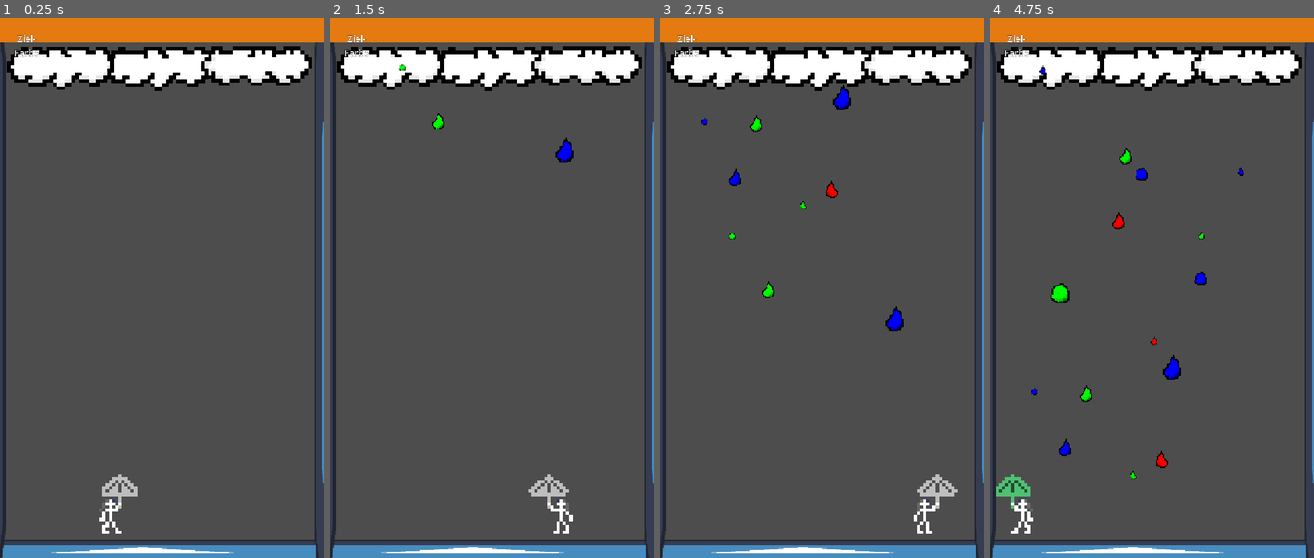
Above: before the commit, frames 1-4 (left to right).
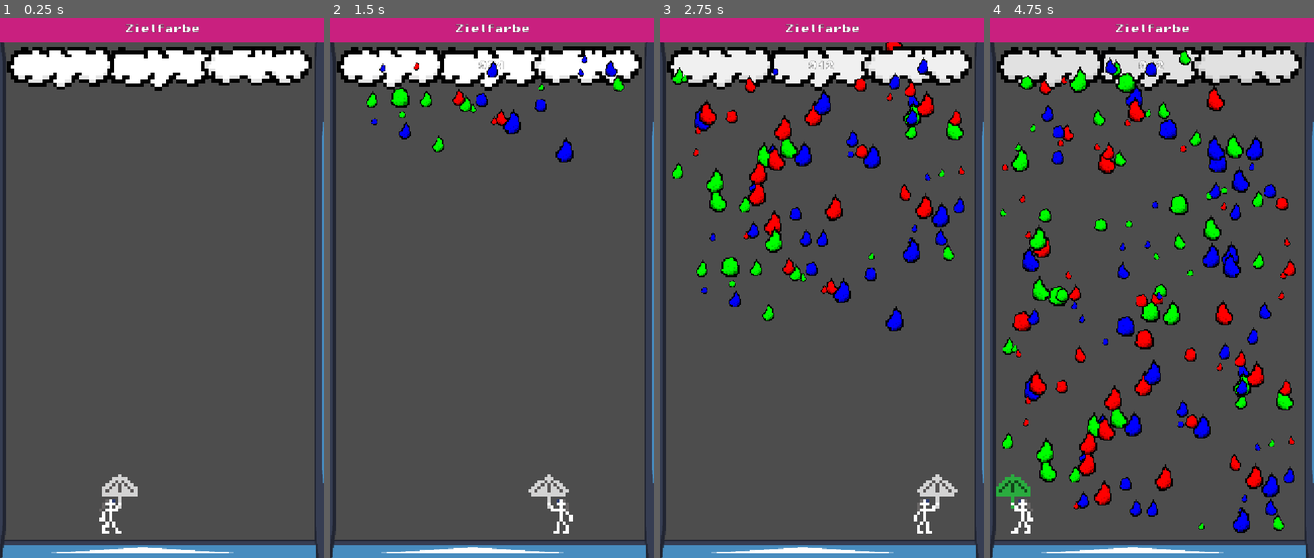
Above: after the commit, the same moments.

Repository: Gellardo/gamejam-farbe-bekennen
Game: Godot game, scene res://game.tscn
The game is run twice, just before and just after one commit, with the same random seed, the same clock (stepped at 60 frames per second) and the same inputs. The engine's default icon, where the game draws it, is replaced by a stand-in: a white triangle on a blue panel in a dark square.
Inputs:
- Up to frame 1 (0.25 s): no input
- Up to frame 2 (1.5 s): tap Enter at 0.5 s; hold Right (right) 0.53-1.28 s; hold Left (left) from 1.28 s (still down)
- Up to frame 3 (2.75 s): release Left (left) at 2.03 s; hold Right (right) from 2.03 s (still down)
- Up to frame 4 (4.75 s): release Right (right) at 3.53 s; hold Left (left) from 3.53 s (still down)

The runs differ from the first frame. In frame 1, 4.5% of the frame differs, in the area x 0-100%, y 0-8%; in frame 2, 6.1%; in frame 3, 12%; in frame 4, 22%, in the area x 0-100%, y 0-96%.

Commit message:
Add Theme for fonts, visual Progression in cloud, central color handling

Diff:
--- a/cloud.tscn
+++ b/cloud.tscn
@@ -4,9 +4,6 @@
 [ext_resource type="PackedScene" uid="uid://vmorvl1iwn58" path="res://tropfen.tscn" id="2_qaedo"]
 [ext_resource type="Texture2D" uid="uid://bgelq3xtc08my" path="res://assets/Cloud.png" id="3_qaedo"]
 [ext_resource type="Texture2D" uid="uid://dr316j30evyyg" path="res://assets/Cloud2.png" id="4_fcyt7"]
-
-[sub_resource type="RectangleShape2D" id="RectangleShape2D_hcsci"]
-size = Vector2(670, 111)
 
 [sub_resource type="AtlasTexture" id="AtlasTexture_0us1v"]
 atlas = ExtResource("4_fcyt7")
@@ -16,38 +13,46 @@
 atlas = ExtResource("4_fcyt7")
 region = Rect2(32, 0, 32, 32)
 
+[sub_resource type="RectangleShape2D" id="RectangleShape2D_hcsci"]
+size = Vector2(670, 111)
+
 [node name="Cloud" type="Area2D" unique_id=281911265]
 script = ExtResource("1_b3oxr")
 projectile_scene = ExtResource("2_qaedo")
+
+[node name="Timer" type="Timer" parent="." unique_id=770411149]
+autostart = true
+
+[node name="projectiles" type="Node" parent="." unique_id=687949845]
+
+[node name="Visuals" type="Node2D" parent="." unique_id=1698789556]
+
+[node name="Sprite2D" type="Sprite2D" parent="Visuals" unique_id=1360490517]
+position = Vector2(354, 143)
+scale = Vector2(8, 8)
+texture = ExtResource("3_qaedo")
+
+[node name="Sprite2D2" type="Sprite2D" parent="Visuals" unique_id=477348064]
+position = Vector2(136.99997, 142)
+scale = Vector2(7.9375, 7.9375)
+texture = SubResource("AtlasTexture_0us1v")
+
+[node name="Sprite2D3" type="Sprite2D" parent="Visuals" unique_id=1304860439]
+position = Vector2(576.00006, 141)
+rotation = 3.1415925
+scale = Vector2(7.938, -7.938)
+texture = SubResource("AtlasTexture_uw4j0")
 
 [node name="CollisionShape2D" type="CollisionShape2D" parent="." unique_id=1955785203]
 position = Vector2(358, 68)
 shape = SubResource("RectangleShape2D_hcsci")
 
 [node name="Label" type="Label" parent="CollisionShape2D" unique_id=1261832844]
-offset_left = -248.0
-offset_top = -42.0
-offset_right = -208.0
-offset_bottom = -19.0
-
-[node name="Sprite2D" type="Sprite2D" parent="." unique_id=1360490517]
-position = Vector2(354, 143)
-scale = Vector2(8, 8)
-texture = ExtResource("3_qaedo")
-
-[node name="Sprite2D2" type="Sprite2D" parent="." unique_id=477348064]
-position = Vector2(136.99997, 142)
-scale = Vector2(7.9375, 7.9375)
-texture = SubResource("AtlasTexture_0us1v")
-
-[node name="Sprite2D3" type="Sprite2D" parent="." unique_id=1304860439]
-position = Vector2(576.00006, 141)
-scale = Vector2(-7.938, 7.938)
-texture = SubResource("AtlasTexture_uw4j0")
-
-[node name="Timer" type="Timer" parent="." unique_id=770411149]
-autostart = true
-
-[node name="projectiles" type="Node" parent="." unique_id=687949845]
+offset_left = -34.0
+offset_top = -13.0
+offset_right = 40.0
+offset_bottom = 10.0
+theme_override_constants/outline_size = 2
+horizontal_alignment = 1
 
 [connection signal="timeout" from="Timer" to="." method="_on_timer_timeout"]
--- a/game.tscn
+++ b/game.tscn
@@ -29,6 +29,7 @@
 
 [node name="Cloud" parent="." unique_id=281911265 instance=ExtResource("3_fc0e3")]
 position = Vector2(1, 34)
+water = null
 
 [node name="Background" type="Node" parent="." unique_id=1229567961]
 
@@ -80,12 +81,11 @@
 
 [node name="Label" type="Label" parent="HUD/TargetColor" unique_id=818453112]
 layout_mode = 0
-offset_left = 24.0
-offset_top = 32.0
-offset_right = 96.0
-offset_bottom = 69.0
-text = "Ziel-
-Farbe"
+offset_left = 278.0
+offset_top = 14.0
+offset_right = 446.0
+offset_bottom = 51.0
+text = "Zielfarbe"
 label_settings = SubResource("LabelSettings_6lhik")
 horizontal_alignment = 1
 
--- a/player.tscn
+++ b/player.tscn
@@ -82,7 +82,7 @@
 sprite_frames = SubResource("SpriteFrames_6lhik")
 animation = &"bob"
 autoplay = "bob"
-frame_progress = 0.81077486
+frame_progress = 0.851705
 
 [node name="SpriteFigure" type="AnimatedSprite2D" parent="Visuals" unique_id=1271758960]
 position = Vector2(3.0000076, -85)
--- a/project.godot
+++ b/project.godot
@@ -26,6 +26,10 @@
 window/size/viewport_height=1200
 window/stretch/mode="canvas_items"
 window/handheld/orientation=1
+
+[gui]
+
+theme/custom="uid://tg16hhk64qdf"
 
 [input]
 
--- a/scripts/cloud.gd
+++ b/scripts/cloud.gd
@@ -2,17 +2,19 @@
 
 @export var projectile_scene: PackedScene
 @export var water = 10
+@export var initial_water = 10
 @onready var col_shape: CollisionShape2D = $CollisionShape2D
 @onready var label: Label = $CollisionShape2D/Label
+@onready var visuals = $Visuals
 @onready var projectiles: Node = $projectiles
 @onready var timer : Timer = $Timer
 
-const palette = [Color.RED, Color.GREEN, Color.BLUE]
 const sizes = [1,2,3]
 
 signal all_drops_finished
 
 func init(init_water:int, time: int) -> void:
+    initial_water = init_water
     water = init_water
     timer.wait_time = 1.0 * time / water
 
@@ -35,12 +37,18 @@
     # Instantiate and add to scene
     var bullet = projectile_scene.instantiate()
     bullet.global_position = spawn_pos
-    bullet.setup(Vector2.DOWN, palette.pick_random(), sizes.pick_random())
+    bullet.setup(Vector2.DOWN, ColorManager.palette.pick_random(), sizes.pick_random())
 
     #get_tree().current_scene.add_child(bullet)
     projectiles.add_child(bullet)
     water -= 1
+
     label.text = str(water)
+    var t: float = remap(water, 0, initial_water, 0.0, 1.0)
+    t = clampf(t, 0.0, 1.0)
+    var stepped_t: float = snappedf(t, 0.1)
+    visuals.modulate = Color.DIM_GRAY.lerp(Color.WHITE, stepped_t)
+
     return true
 
 func _on_timer_timeout() -> void:
--- /dev/null
+++ b/scripts/color_manager.gd
@@ -0,0 +1,21 @@
+class_name ColorManager
+extends RefCounted
+
+const palette = [Color.RED, Color.GREEN, Color.BLUE]
+
+static func get_random_color() -> Color:
+    return get_hue_random_color()
+
+static func get_realistic_random_color():
+    var c = Color.LIGHT_GRAY
+    for i in range(10):
+        c = color_blend(c, palette.pick_random(), 0.1)
+    return c
+static func get_hue_random_color() -> Color:
+    var hue = randf()                             # Full rainbow: 0.0 to 1.0
+    var saturation = randf_range(0.7, 1.0)        # Keeps color rich, avoids gray/white
+    var value = randf_range(0.7, 1.0)             # Keeps color bright, avoids dark sludge
+    return Color.from_hsv(hue, saturation, value, 1.0)
+
+static func color_blend(base: Color, new: Color, strength: float) -> Color:
+    return base.lerp(new, strength)
--- a/scripts/player.gd
+++ b/scripts/player.gd
@@ -7,12 +7,12 @@
 @onready var umbrella = $Visuals/SpriteUmbrella
 @onready var dynamic_umbrella = $Area2D/CollisionPolygon2D
 
-var current_color = Color.GRAY
+var current_color = Color.LIGHT_GRAY
 var drops = 0
 var facing_direction = 1
 
-func collect(color: Color):
-    current_color = current_color.lerp(color, 0.25)
+func collect(color: Color, size: int):
+    current_color = ColorManager.color_blend(current_color, color, size*0.1)
     umbrella.modulate = current_color
 
 func set_facing(dir: int, delta) -> void:
--- a/scripts/round_manager.gd
+++ b/scripts/round_manager.gd
@@ -17,8 +17,8 @@
     trigger_game_end()
 
 func start_new_round():
-    spawner.init(100, 20)
-    target.color = get_random_color()
+    spawner.init(1000, 20)
+    target.color = ColorManager.get_random_color()
 
 func trigger_game_end():
     var target_color = target.color
@@ -39,12 +39,6 @@
 func reset():
     get_tree().paused = false
     get_tree().reload_current_scene()
-
-func get_random_color() -> Color:
-    var hue = randf()                             # Full rainbow: 0.0 to 1.0
-    var saturation = randf_range(0.7, 1.0)        # Keeps color rich, avoids gray/white
-    var value = randf_range(0.7, 1.0)             # Keeps color bright, avoids dark sludge
-    return Color.from_hsv(hue, saturation, value, 1.0)
 
 ##############
 # Scoring    #
--- a/scripts/tropfen.gd
+++ b/scripts/tropfen.gd
@@ -42,12 +42,14 @@
 func _on_body_entered(body: Node) -> void:
     if body.is_in_group("player"):
         print("hit body")
+        pass
     else:
-        print("hit terrain")
+        #print("hit terrain")
+        pass
     queue_free()
 func _on_area_entered(body: Node) -> void:
     if body.is_in_group("umbrella"):
         body = body.owner
         if body.has_method("collect"):
-            body.collect(color)
+            body.collect(color, size)
         queue_free()
--- /dev/null
+++ b/theme.tres
@@ -0,0 +1,7 @@
+[gd_resource type="Theme" format=3 uid="uid://tg16hhk64qdf"]
+
+[ext_resource type="FontFile" uid="uid://6ki6s14jd3ia" path="res://assets/PixelOperator8-Bold.ttf" id="1_e1x85"]
+
+[resource]
+default_font = ExtResource("1_e1x85")
+default_font_size = 19
Binary file added: assets/PixelOperator8-Bold.ttf
Not shown, added: assets/PixelOperator8-Bold.ttf.import
Not shown, added: scripts/color_manager.gd.uid
